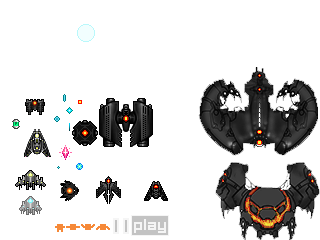
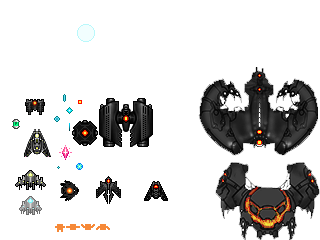
Layer changes from the first (320, 240) image to the second:
removed layer "Layer 21" over [113, 218, 129, 234]
removed layer "Layer 9" over [131, 215, 169, 236]
